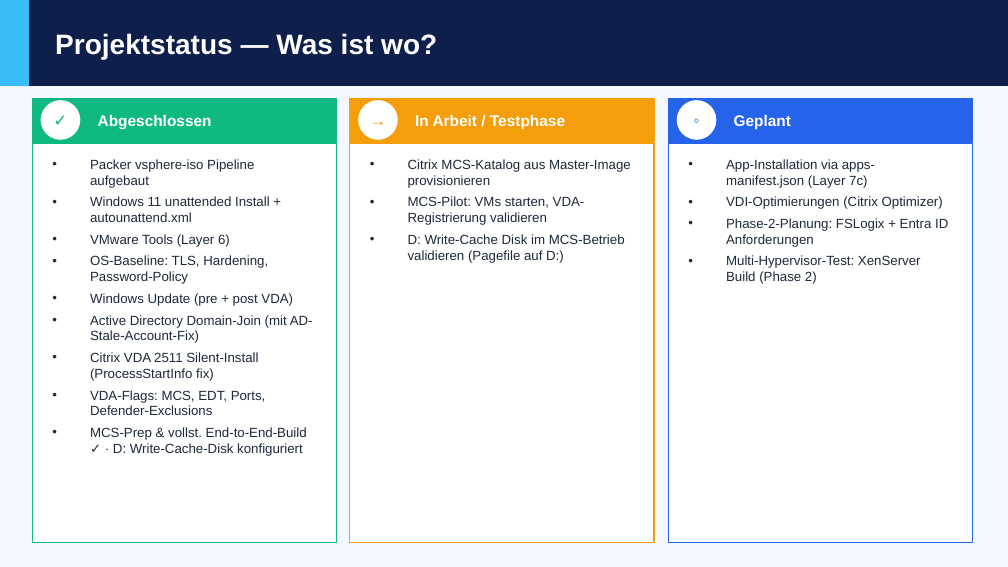
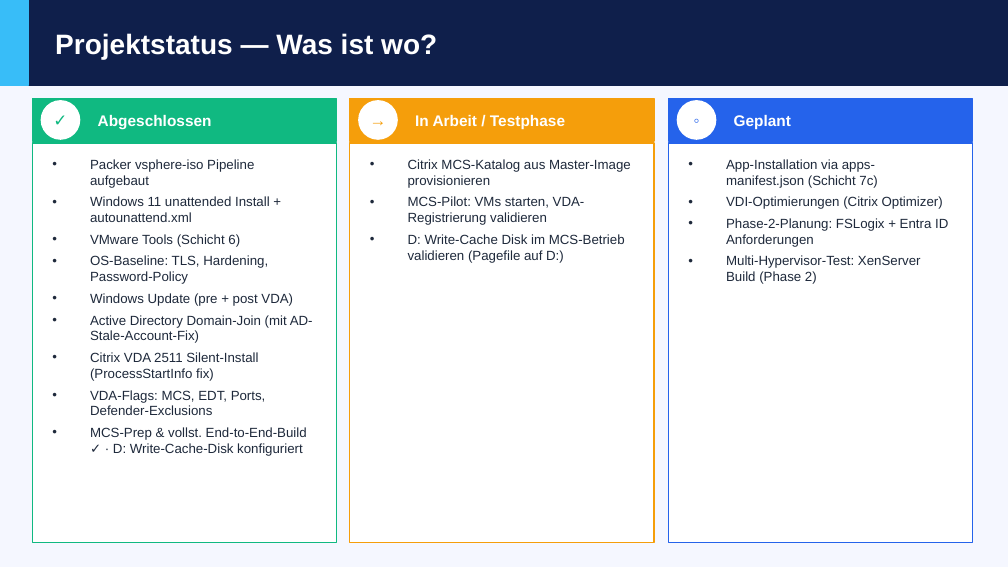
Before and after one commit to cyberms/VID, a slide deck: slide 7 of VID-Management-Praesentation-Phase1.pptx. Drawn at 1008x567 pixels with LibreOffice and Linux fonts; fonts in the diff are those of the drawing. Boxes give left, top, right and bottom in pixels: in the first picture for what was removed or moved away, otherwise in the second. Text is boxed around its words. In the diff, an @@ line names an element or a change of style, - is before the commit and + after.

```diff
--- a/VID-Management-Praesentation-Phase1.pptx
+++ b/VID-Management-Praesentation-Phase1.pptx
@@ text at box(726, 159, 877, 188): text changed @@
-• App-Installation via apps-manifest.json (Layer 7c)
+• App-Installation via apps-manifest.json (Schicht 7c)
@@ text at box(90, 234, 240, 247): text changed @@
-• VMware Tools (Layer 6)
+• VMware Tools (Schicht 6)
```
Also in this commit, not shown: 6 other slides changed, 2 other files.
